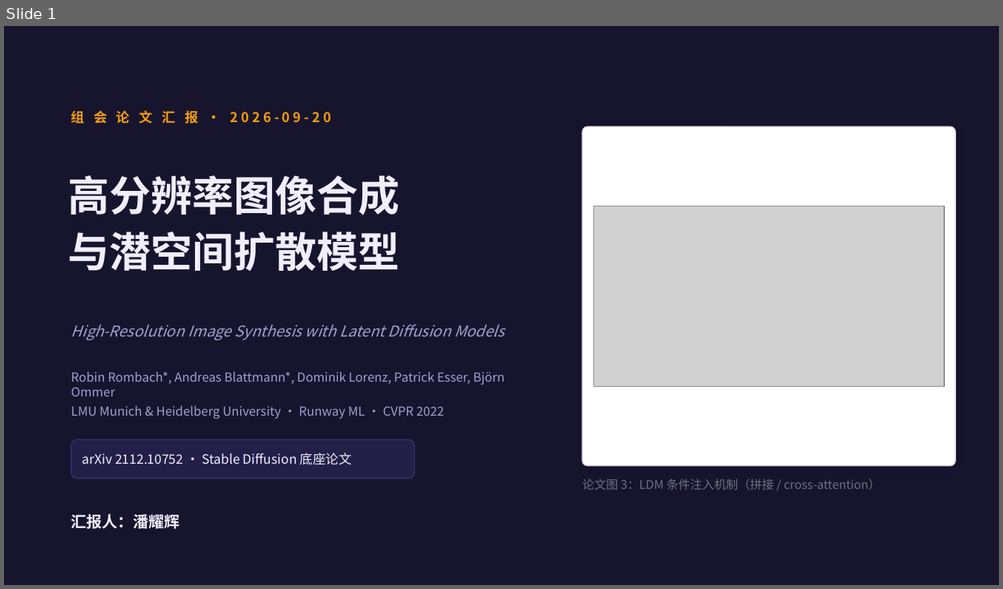
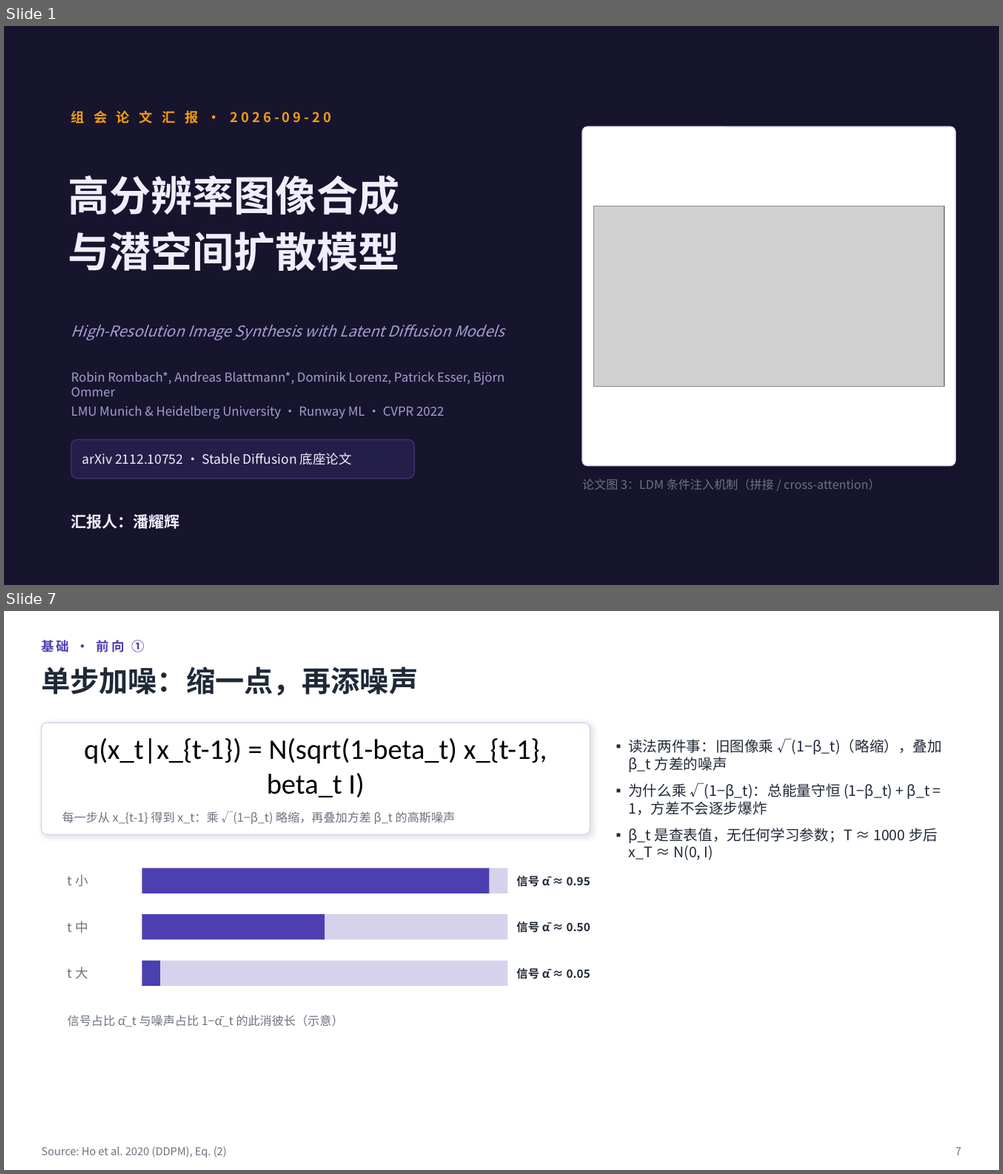
Before and after one commit to Gsheen76/My-Obsidian, a slide deck: 项目/学习项目/研究生阶段/多任务成像/组会汇报/LDM论文组会汇报-2026-09-20.pptx. Shown one above the other, each under a label of ours: slide 1 before the commit, slides 1 and 7 after it; the slides between them are not shown. The pictures are 1003x589 and 1003x1174 pixels, drawn with LibreOffice and Linux fonts; fonts in the diff are those of the drawing; grey boxes stand for pictures. Boxes give left, top, right and bottom in pixels: in the first picture for what was removed or moved away, otherwise in the second. Text is boxed around its words. In the diff, an @@ line names an element or a change of style, - is before the commit and + after.

```diff
--- a/项目/学习项目/研究生阶段/多任务成像/组会汇报/LDM论文组会汇报-2026-09-20.pptx
+++ b/项目/学习项目/研究生阶段/多任务成像/组会汇报/LDM论文组会汇报-2026-09-20.pptx
@@ slide 7 added at box(4, 611, 999, 1170), background #FFFFFF @@
@@ text added at box(41, 640, 145, 652), 12.5 pt, text #4C3FB1, bold @@
+基础 · 前向 ①
@@ text added at box(41, 667, 418, 695), 28 pt, text #1F2937, bold @@
+单步加噪：缩一点，再添噪声
@@ rounded rectangle added at box(41, 723, 589, 834), fill #FFFFFF, outline #D9D5EF 1 pt @@
@@ text added at box(84, 738, 547, 798), 27.5 pt, text #000000 @@
+q(x_t|x_{t-1}) = N(sqrt(1-beta_t) x_{t-1}, beta_t I)
@@ text added at box(628, 738, 942, 860), 14 pt, text #1F2937 @@
+▪ 读法两件事：旧图像乘 √(1−β_t)（略缩），叠加 β_t 方差的噪声
+▪ 为什么乘 √(1−β_t)：总能量守恒 (1−β_t) + β_t = 1，方差不会逐步爆炸
+▪ β_t 是查表值，无任何学习参数；T ≈ 1000 步后 x_T ≈ N(0, I)
@@ text added at box(62, 812, 455, 824), 11.5 pt, text #6B7280 @@
+每一步从 x_{t-1} 得到 x_t：乘 √(1−β_t) 略缩，再叠加方差 β_t 的高斯噪声
@@ text added at box(68, 874, 88, 887), 12.5 pt, text #6B7280 @@
+t 小
@@ rectangle added at box(142, 869, 489, 894), fill #4C3FB1 @@
@@ rectangle added at box(489, 869, 507, 894), fill #D6D2EC @@
@@ text added at box(516, 876, 590, 887), 11 pt, text #1F2937, bold @@
+信号 ᾱ ≈ 0.95
@@ text added at box(68, 921, 88, 934), 12.5 pt, text #6B7280 @@
+t 中
@@ rectangle added at box(142, 914, 325, 940), fill #4C3FB1 @@
@@ rectangle added at box(325, 914, 508, 940), fill #D6D2EC @@
@@ text added at box(516, 922, 590, 933), 11 pt, text #1F2937, bold @@
+信号 ᾱ ≈ 0.50
@@ rectangle added at box(142, 961, 160, 986), fill #4C3FB1 @@
@@ rectangle added at box(161, 961, 509, 986), fill #D6D2EC @@
@@ text added at box(68, 967, 88, 979), 12.5 pt, text #6B7280 @@
+t 大
@@ text added at box(516, 968, 590, 980), 11 pt, text #1F2937, bold @@
+信号 ᾱ ≈ 0.05
@@ text added at box(68, 1015, 344, 1027), 11.5 pt, text #6B7280 @@
+信号占比 ᾱ_t 与噪声占比 1−ᾱ_t 的此消彼长（示意）
@@ text added at box(41, 1147, 227, 1159), 10.5 pt, text #6B7280 @@
+Source: Ho et al. 2020 (DDPM), Eq. (2)
@@ text added at box(955, 1147, 961, 1156), 10.5 pt, text #6B7280 @@
+7
```
Also in this commit, not shown: 28 slides changed, 15 other slides added, 4 slides removed, 7 other files.
